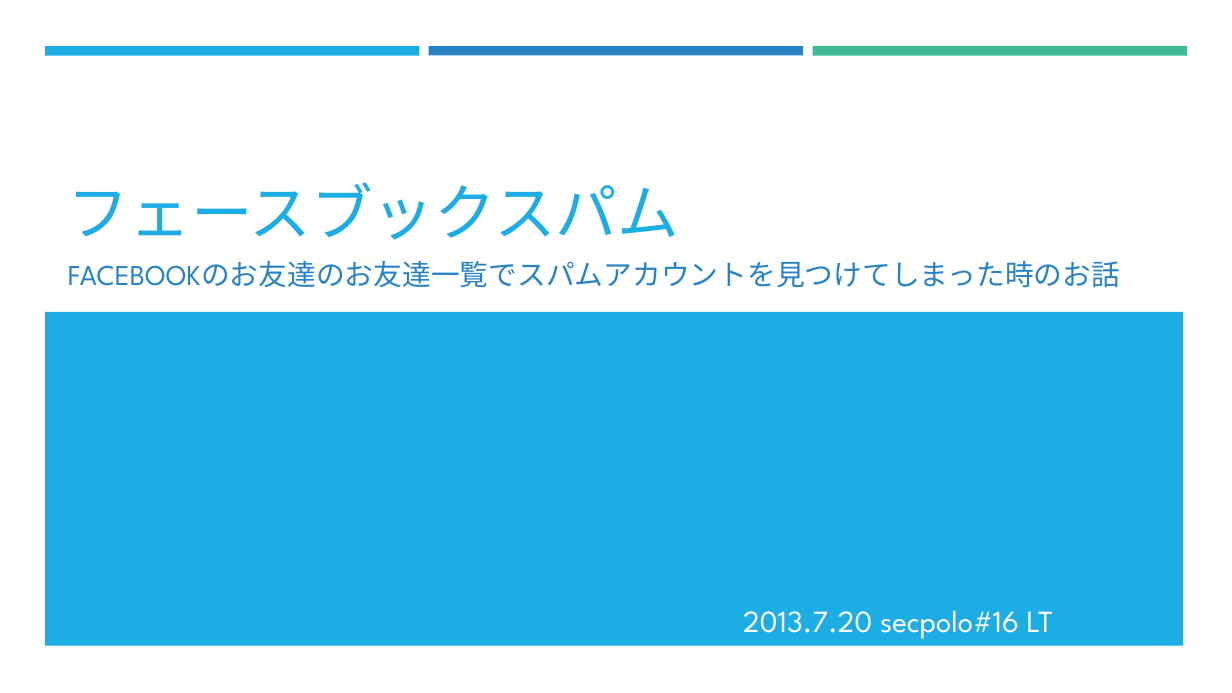
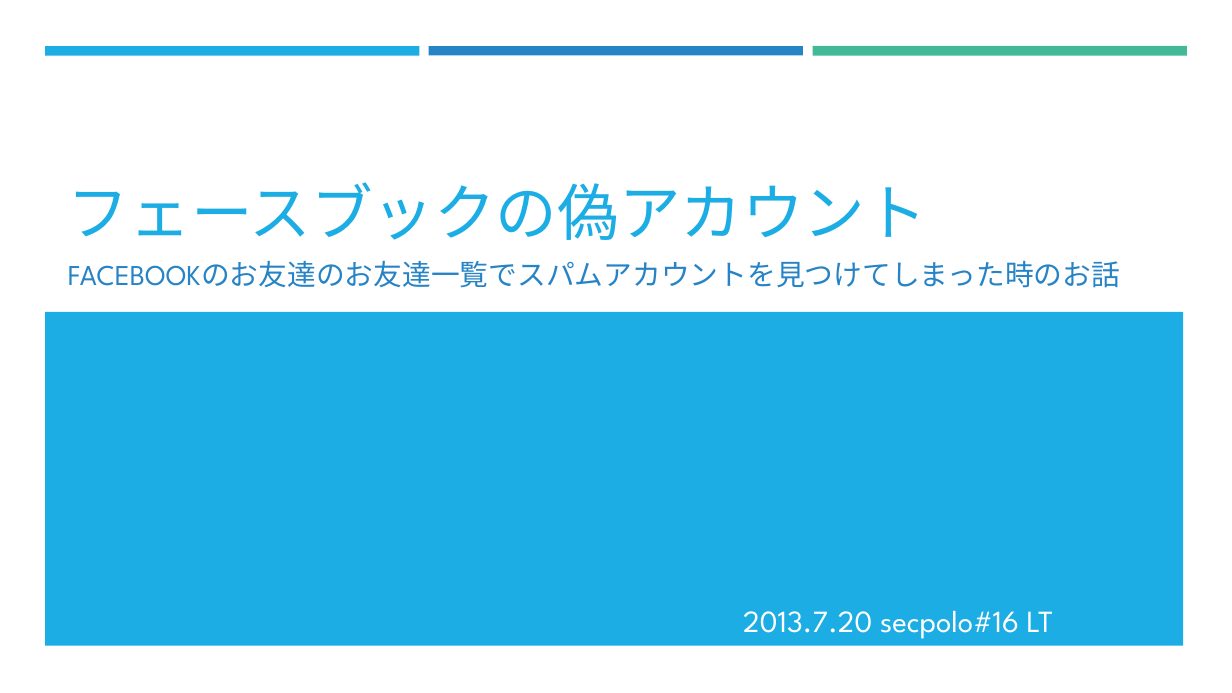
Before and after one commit to furuya02/secpolo, a slide deck: slide 1 of doc/secpolo2013.07.20.pptx. Drawn at 1232x693 pixels with LibreOffice and Linux fonts; fonts in the diff are those of the drawing. Boxes give left, top, right and bottom in pixels: in the first picture for what was removed or moved away, otherwise in the second. Text is boxed around its words. In the diff, an @@ line names an element or a change of style, - is before the commit and + after.

Commit message:
2013.07.20 0550

```diff
--- a/doc/secpolo2013.07.20.pptx
+++ b/doc/secpolo2013.07.20.pptx
@@ title at box(68, 182, 927, 240): text changed @@
-フェースブックスパム
+フェースブックの偽アカウント
```
